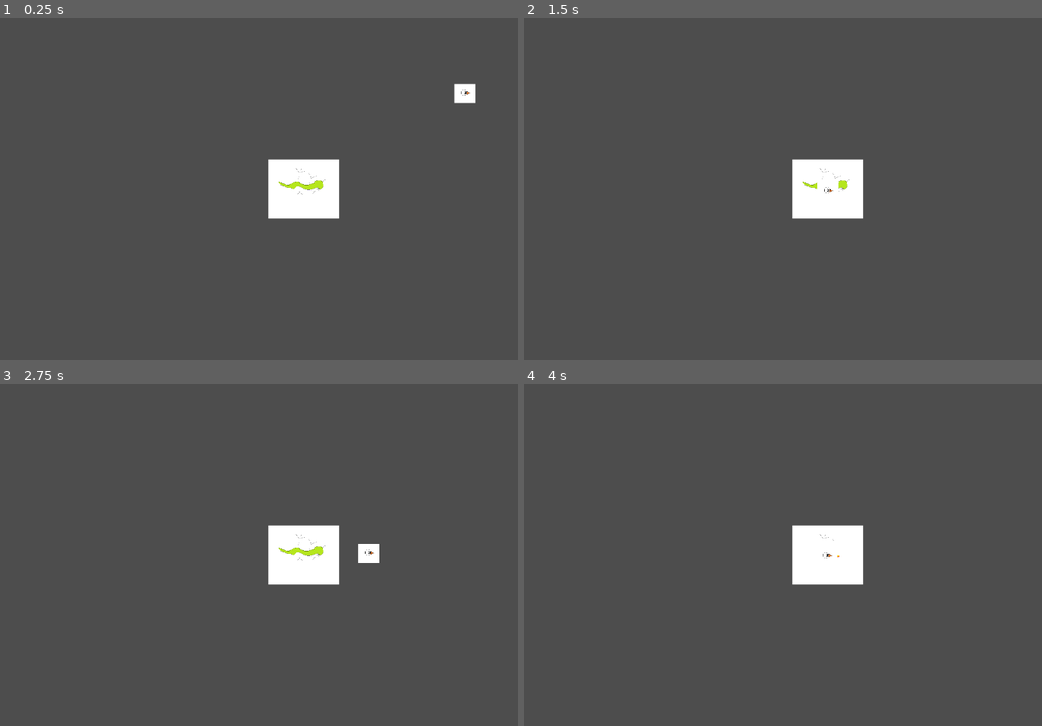
Above: before the commit, frames 1-4 (two rows, left to right).
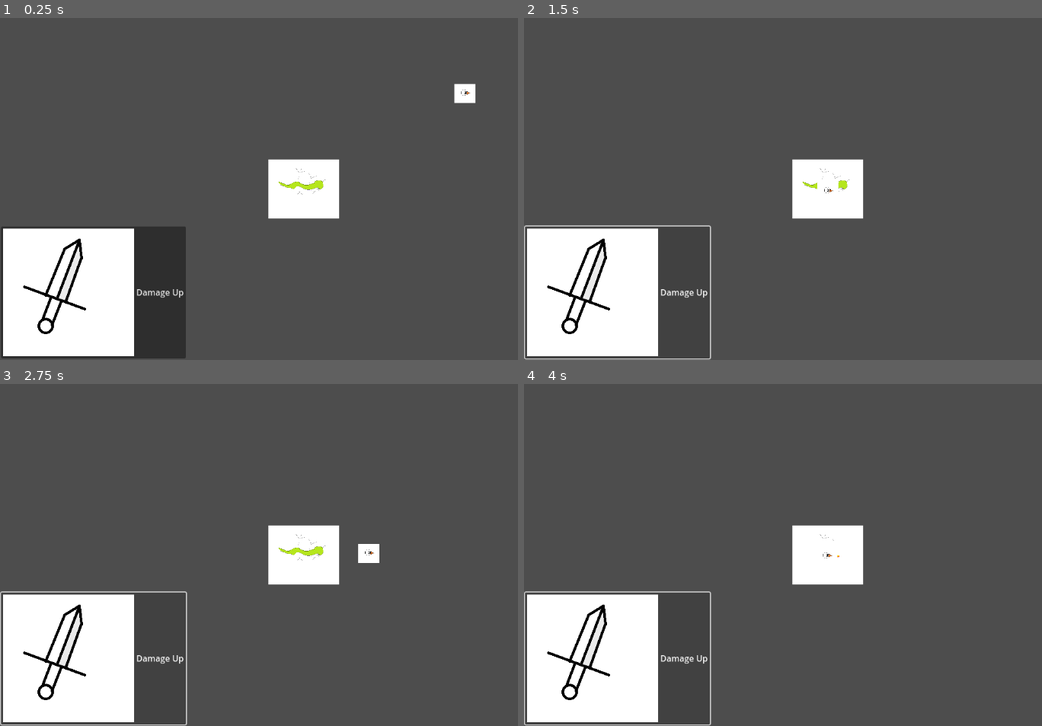
Above: after the commit, the same moments.

Repository: QuapperWasTaken/Game-Off
Game: Godot game, scene res://main.tscn
The game is run twice, just before and just after one commit, with the same random seed, the same clock (stepped at 60 frames per second) and the same inputs.
Inputs (mouse positions are in pixels of both pictures, inside the frame that each line leads up to):
- Up to frame 1 (0.25 s): no input
- Up to frame 2 (1.5 s): click (617, 291) at 0.5 s, where only the run after the commit has a clickable "Damage Up"; click (617, 291) at 1.25 s, where only the run after the commit has a clickable "Damage Up"
- Up to frame 3 (2.75 s): click (93, 657) at 2 s, where only the run after the commit has a clickable "Damage Up"
- Up to frame 4 (4 s): tap Enter at 3.5 s

The runs differ from the first frame. In frame 1, 14% of the frame differs, in the area x 0-36%, y 61-100%; in frame 2, 10%; in frame 3, 10%; in frame 4, 10%.

Commit message:
Fixed issue #5

Diff:
--- a/Projectile1.gd
+++ b/Projectile1.gd
@@ -22,5 +22,6 @@
 
 func _on_hitbox_body_entered(body):
 	if body == target:
-		target.health -= damage
+		target.health -= damage + $"/root/main/Tower".damage_upgrades
+		print("enemy health: ", target.health)
 		queue_free()
--- /dev/null
+++ b/damage_up.gd
@@ -0,0 +1,6 @@
+extends Button
+
+var price = 1
+
+func _ready():
+	connect("pressed", Callable($"/root/main/Tower", "_button_pressed").bind(self))
--- /dev/null
+++ b/damage_up.tscn
@@ -0,0 +1,15 @@
+[gd_scene load_steps=3 format=3 uid="uid://butju7kj4aqpg"]
+
+[ext_resource type="Texture2D" uid="uid://c8fgsign7clip" path="res://Assets/Art/Buttons/DamageUp.png" id="1_vhujo"]
+
+[sub_resource type="GDScript" id="GDScript_xe31l"]
+script/source = "extends Button
+
+"
+
+[node name="DamageUp" type="Button"]
+offset_right = 8.0
+offset_bottom = 8.0
+text = "Damage Up"
+icon = ExtResource("1_vhujo")
+script = SubResource("GDScript_xe31l")
--- a/enemy.gd
+++ b/enemy.gd
@@ -3,7 +3,7 @@
 @export var speed = 5
 var health = 10
 var type = "enemy"
-var dead = false
+var currency_drop = 1
 
 # Called when the node enters the scene tree for the first time.
 func _ready():
@@ -20,5 +20,4 @@
 	else:
 		position.y += speed
 	if health <= 0:
-		dead = true
 		queue_free()
--- a/main.tscn
+++ b/main.tscn
@@ -1,7 +1,9 @@
-[gd_scene load_steps=3 format=3 uid="uid://bgh2n2njl5e5b"]
+[gd_scene load_steps=5 format=3 uid="uid://bgh2n2njl5e5b"]
 
 [ext_resource type="PackedScene" uid="uid://bef5gekxmt5eb" path="res://tower.tscn" id="1_tphqo"]
 [ext_resource type="Script" path="res://spawner.gd" id="2_p7uqs"]
+[ext_resource type="PackedScene" uid="uid://butju7kj4aqpg" path="res://damage_up.tscn" id="3_4dtk4"]
+[ext_resource type="Script" path="res://damage_up.gd" id="4_tl7a5"]
 
 [node name="main" type="Node2D"]
 
@@ -9,3 +11,10 @@
 
 [node name="spawner" type="Node2D" parent="."]
 script = ExtResource("2_p7uqs")
+
+[node name="DamageUp" parent="." instance=ExtResource("3_4dtk4")]
+offset_left = 2.0
+offset_top = 395.0
+offset_right = 258.0
+offset_bottom = 645.0
+script = ExtResource("4_tl7a5")
--- a/tower.gd
+++ b/tower.gd
@@ -5,6 +5,7 @@
 var target_list = [] #enemies added to this list dynamically
 var type = "tower"
 var currency = 0
+var damage_upgrades = 0
 
 # Called when the node enters the scene tree for the first time.
 func _ready():
@@ -27,7 +28,16 @@
 		target_list.push_back(body)
 
 func _on_tower_range_body_exited(body):
-	if body.type == "enemy" and body.dead == true:
-		currency += 1
+	if body.type == "enemy" and body.health <= 0:
+		currency += body.currency_drop
 		target_list.erase(body)
-		print(currency)
+		print("money:", currency)
+
+func _button_pressed(upgrade_button):
+	if currency < upgrade_button.price:
+		print("you need ", upgrade_button.price, " but you only have ", currency)
+	else:
+		currency -= upgrade_button.price
+		upgrade_button.price += 1
+		damage_upgrades += 1
+		print("damage upgrades:", damage_upgrades, ", money:", currency)
Binary file added: Assets/Art/Buttons/DamageUp.png
Not shown, added: Assets/Art/Buttons/DamageUp.png.import
